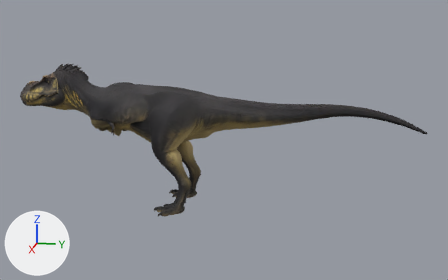
What one commit did to the glTF model assets/models/imperator.glb.
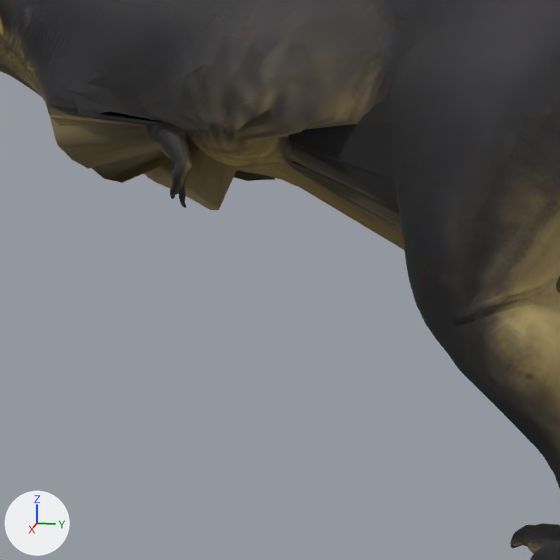
There are two pictures of each version: one whole from a camera (50 mm lens) standing at (2.728, 0.602, 0.676) and looking at (-0.009, 0.055, -0.008), one close up on the part from 18% to 40% of the width and 36% to 70% of the height. The axes (+X, +Y, +Z) are drawn at lower left. The lights are the same throughout. The first two pictures are the older version. Vertices at exactly the same position are counted once.
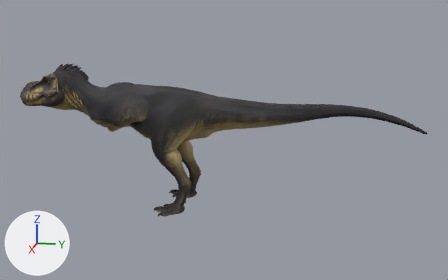
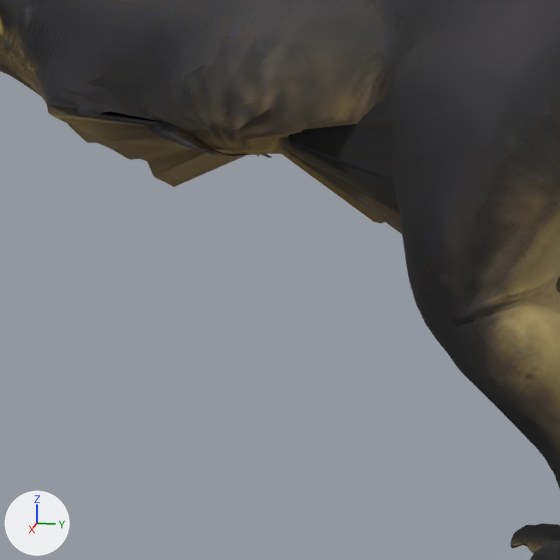
Where the change shows, as pixel boxes (x1, y1, x2, y2) in the close-ups (560 x 560 px; the box of a moved part takes in the faces that stretch with it):
part 1 of me_mesh_0, moved or reshaped: before (50, 117, 404, 250); after (55, 117, 402, 234)
part 2 of me_mesh_0, surface changed: before (179, 137, 285, 155); after (171, 133, 190, 146)

What changed in the scene script:
```text
Change me_mesh_0:
    used by ob_mesh_0; location = (0.0, 0.0, 0.0)
    remove me_mesh_0.from_pydata(...)  # 10447 vertices, 20889 faces; spans x -0.19..0.19, y -0.95..0.95, z -0.33..0.33
    add me_mesh_0.from_pydata(...)  # 10411 vertices, 20793 faces; spans x -0.19..0.19, y -0.95..0.95, z -0.33..0.33
    me_mesh_0 part 1: 450 vertices moved from x -0.1..0.1, y -0.58..-0.35, z 0.0..0.07 to x -0.1..0.1, y -0.58..-0.35, z 0.05..0.07; 804 vertices removed from x -0.1..0.1, y -0.59..-0.17, z -0.06..0.08; 768 vertices added at x -0.1..0.1, y -0.58..-0.35, z 0.05..0.08
    me_mesh_0 part 2: 10 kept faces spanning x -0.09..0.09, y -0.45..-0.36, z 0.06..0.07 get new texture (UV) coordinates
```
